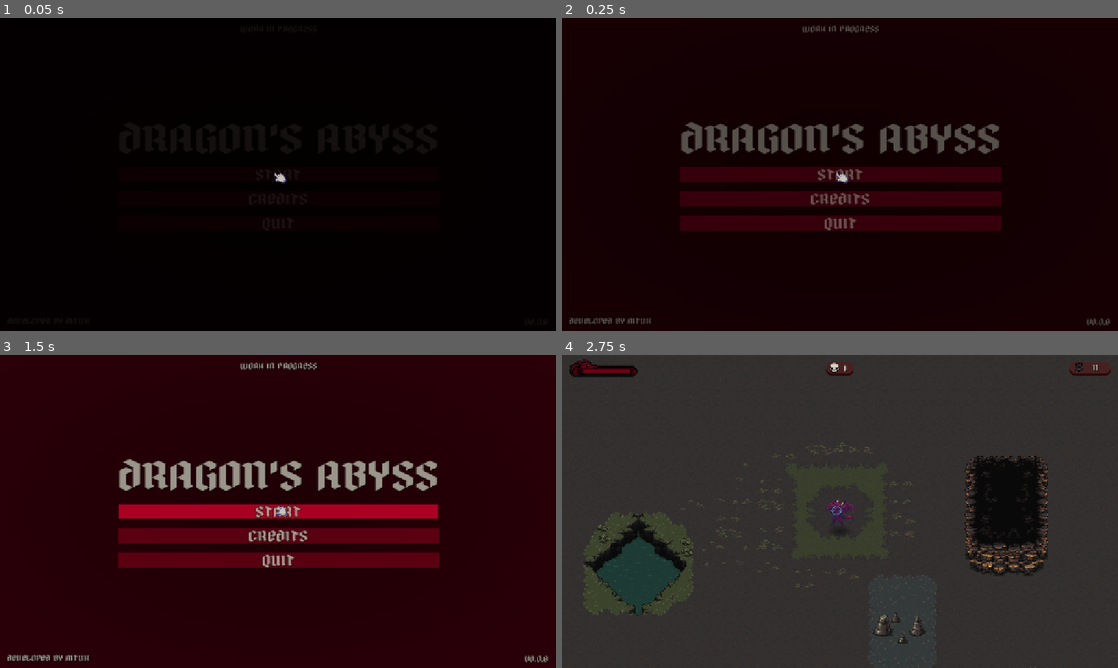
Above: before the commit, frames 1-4 (two rows, left to right).
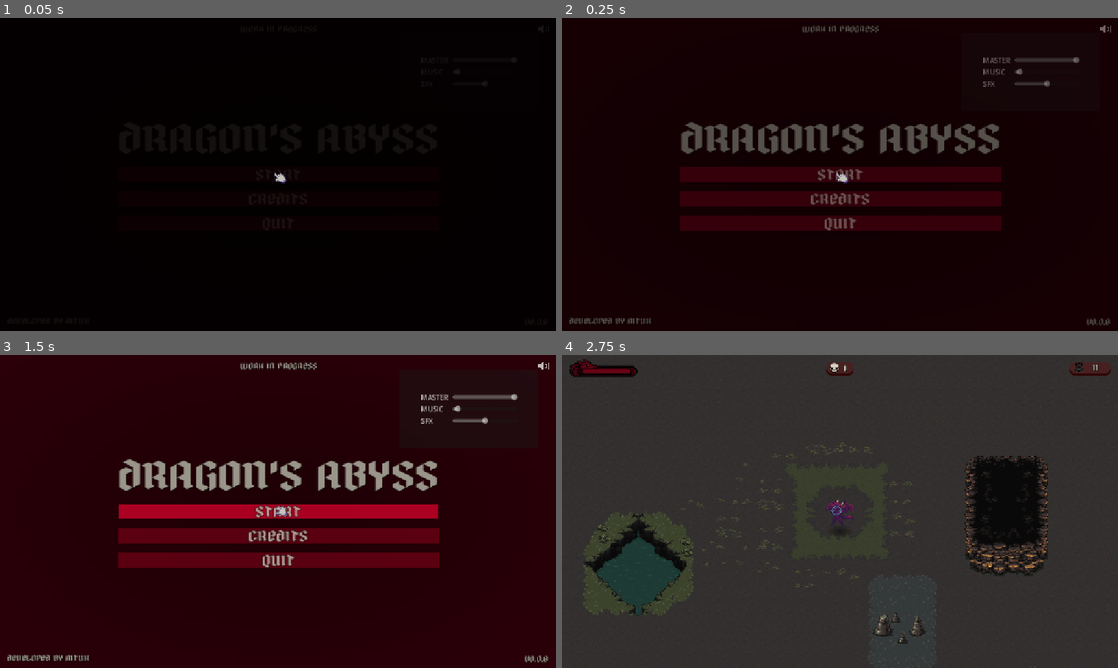
Above: after the commit, the same moments.

Repository: hgomezm92/dragons-abyss
Game: Godot game, scene res://scenes/ui/menu.tscn
Two runs of this game, one before a commit and one after it. Both use one fixed random seed, a clock stepped at 60 frames per second and the inputs below. Sound files missing from this copy of the repository are replaced by a short silence.
Inputs (mouse positions are in pixels of both pictures, inside the frame that each line leads up to):
- Up to frame 1 (0.05 s): no input
- Up to frame 2 (0.25 s): no input
- Up to frame 3 (1.5 s): click (544, 364) at 0.52 s; click "START" at 1.25 s
- Up to frame 4 (2.75 s): click "START" at 2 s

The runs differ from the first frame. In frame 2, 0.4% of the frame differs, in the area x 75-99%, y 2-22%; in frame 3, 0.5%; in frame 4, nothing differs.

Commit message:
Add volume sliders

Diff:
--- a/scenes/ui/menu.tscn
+++ b/scenes/ui/menu.tscn
@@ -12,6 +12,7 @@
 [ext_resource type="StyleBox" uid="uid://cd1ecq0wuooqr" path="res://themes/buttons/pressed.tres" id="6_e11en"]
 [ext_resource type="StyleBox" uid="uid://ceo5y8hndrelp" path="res://themes/buttons/hover.tres" id="7_288ov"]
 [ext_resource type="StyleBox" uid="uid://ds0rybawj1ohp" path="res://themes/buttons/focus.tres" id="8_e11en"]
+[ext_resource type="PackedScene" uid="uid://gcm3sptliwxt" path="res://scenes/ui/volume_control.tscn" id="12_5j7hh"]
 
 [sub_resource type="StyleBoxFlat" id="StyleBoxFlat_288ov"]
 bg_color = Color(0, 0, 0, 1)
@@ -133,6 +134,9 @@
 theme_override_font_sizes/font_size = 16
 text = "WORK IN PROGRESS"
 
+[node name="VolumeControl" parent="Panel" instance=ExtResource("12_5j7hh")]
+layout_mode = 0
+
 [node name="Cursor" parent="." instance=ExtResource("3_c2n5p")]
 
 [connection signal="pressed" from="Panel/VBoxContainer/Start" to="." method="_on_start_pressed"]
--- /dev/null
+++ b/scenes/ui/volume_control.tscn
@@ -0,0 +1,101 @@
+[gd_scene load_steps=3 format=3 uid="uid://gcm3sptliwxt"]
+
+[ext_resource type="Texture2D" uid="uid://caoy2spchdnbo" path="res://assets/sprites/Asset 38.png" id="1_t5d2p"]
+[ext_resource type="Script" uid="uid://cpcdto1ows486" path="res://scripts/ui/volume_control.gd" id="1_tg4y4"]
+
+[node name="VolumeControl" type="Control" node_paths=PackedStringArray("master_slider", "music_slider", "sfx_slider")]
+process_mode = 3
+layout_mode = 3
+anchors_preset = 0
+script = ExtResource("1_tg4y4")
+master_slider = NodePath("Panel/VBoxContainer/HBoxContainer/MasterSlider")
+music_slider = NodePath("Panel/VBoxContainer/HBoxContainer2/MusicSlider")
+sfx_slider = NodePath("Panel/VBoxContainer/HBoxContainer3/SFXSlider")
+
+[node name="TextureButton" type="TextureButton" parent="."]
+layout_mode = 0
+offset_left = 1240.0
+offset_top = 16.000006
+offset_right = 1752.0
+offset_bottom = 378.0
+scale = Vector2(0.05, 0.05)
+texture_normal = ExtResource("1_t5d2p")
+
+[node name="Panel" type="Panel" parent="."]
+layout_mode = 0
+offset_left = 920.0
+offset_top = 34.0
+offset_right = 1240.0
+offset_bottom = 214.0
+
+[node name="VBoxContainer" type="VBoxContainer" parent="Panel"]
+layout_mode = 1
+anchors_preset = 8
+anchor_left = 0.5
+anchor_top = 0.5
+anchor_right = 0.5
+anchor_bottom = 0.5
+offset_left = -37.5
+offset_top = -11.5
+offset_right = 37.5
+offset_bottom = 11.5
+grow_horizontal = 2
+grow_vertical = 2
+
+[node name="HBoxContainer" type="HBoxContainer" parent="Panel/VBoxContainer"]
+layout_mode = 2
+size_flags_vertical = 3
+theme_override_constants/separation = 10
+
+[node name="Label" type="Label" parent="Panel/VBoxContainer/HBoxContainer"]
+layout_mode = 2
+text = "MASTER"
+
+[node name="MasterSlider" type="HSlider" parent="Panel/VBoxContainer/HBoxContainer"]
+custom_minimum_size = Vector2(150, 0)
+layout_mode = 2
+size_flags_horizontal = 10
+size_flags_vertical = 4
+max_value = 1.0
+step = 0.01
+value = 1.0
+
+[node name="HBoxContainer2" type="HBoxContainer" parent="Panel/VBoxContainer"]
+layout_mode = 2
+size_flags_vertical = 3
+theme_override_constants/separation = 10
+
+[node name="Label" type="Label" parent="Panel/VBoxContainer/HBoxContainer2"]
+layout_mode = 2
+text = "MUSIC"
+
+[node name="MusicSlider" type="HSlider" parent="Panel/VBoxContainer/HBoxContainer2"]
+custom_minimum_size = Vector2(150, 0)
+layout_mode = 2
+size_flags_horizontal = 10
+size_flags_vertical = 4
+max_value = 1.0
+step = 0.01
+value = 1.0
+
+[node name="HBoxContainer3" type="HBoxContainer" parent="Panel/VBoxContainer"]
+layout_mode = 2
+size_flags_vertical = 3
+theme_override_constants/separation = 10
+
+[node name="Label" type="Label" parent="Panel/VBoxContainer/HBoxContainer3"]
+layout_mode = 2
+text = "SFX"
+
+[node name="SFXSlider" type="HSlider" parent="Panel/VBoxContainer/HBoxContainer3"]
+custom_minimum_size = Vector2(150, 0)
+layout_mode = 2
+size_flags_horizontal = 10
+size_flags_vertical = 4
+max_value = 1.0
+step = 0.01
+value = 1.0
+
+[connection signal="value_changed" from="Panel/VBoxContainer/HBoxContainer/MasterSlider" to="." method="_on_master_slider_value_changed"]
+[connection signal="value_changed" from="Panel/VBoxContainer/HBoxContainer2/MusicSlider" to="." method="_on_music_slider_value_changed"]
+[connection signal="value_changed" from="Panel/VBoxContainer/HBoxContainer3/SFXSlider" to="." method="_on_sfx_slider_value_changed"]
--- a/scripts/systems/audio_manager.gd
+++ b/scripts/systems/audio_manager.gd
@@ -13,11 +13,24 @@
 	_set_default_volumes()
 
 func _set_default_volumes() -> void:
-	_set_bus_volume("Master", 0.0)
-	_set_bus_volume("Music", -30.0)
-	_set_bus_volume("SFX", -6.0)
+	set_bus_volume("Master", 0.0)
+	set_bus_volume("Music", -30.0)
+	set_bus_volume("SFX", -6.0)
 
-func _set_bus_volume(bus_name: String, volume_db: float) -> void:
+func get_bus_volume(bus_name: String) -> float:
+	var bus_index = AudioServer.get_bus_index(bus_name)
+	var bus_volume: float = 0.0
+	if bus_index != -1:
+		bus_volume = AudioServer.get_bus_volume_db(bus_index)
+	return bus_volume
+
+func get_music_volume():
+	pass
+
+func get_sfx_volume():
+	pass
+
+func set_bus_volume(bus_name: String, volume_db: float) -> void:
 	var bus_index := AudioServer.get_bus_index(bus_name)
 	if bus_index != -1:
 		AudioServer.set_bus_volume_db(bus_index, volume_db)
--- /dev/null
+++ b/scripts/ui/volume_control.gd
@@ -0,0 +1,33 @@
+extends Control
+
+@export var master_slider: HSlider
+@export var music_slider: HSlider
+@export var sfx_slider: HSlider
+
+# Called when the node enters the scene tree for the first time.
+func _ready() -> void:
+	master_slider.value = volume_to_linear(AudioManager.get_bus_volume("Master"))
+	music_slider.value = volume_to_linear(AudioManager.get_bus_volume("Music"))
+	sfx_slider.value = volume_to_linear(AudioManager.get_bus_volume("SFX"))
+
+func _on_master_slider_value_changed(value: float) -> void:
+	var db = volume_to_db(value)
+	AudioManager.set_bus_volume("Master", db)
+
+func _on_music_slider_value_changed(value: float) -> void:
+	var db = volume_to_db(value)
+	AudioManager.set_bus_volume("Music", db)
+
+func _on_sfx_slider_value_changed(value: float) -> void:
+	var db = volume_to_db(value)
+	AudioManager.set_bus_volume("SFX", db)
+
+func volume_to_db(value: float) -> float:
+	if value <= 0.001:
+		return -80.0
+	return linear_to_db(value)
+
+func volume_to_linear(value: float) -> float:
+	if value <= -80.0:
+		return 0.0
+	return db_to_linear(value)
Binary file added: assets/sprites/Asset 38.png
Not shown, added: assets/sprites/Asset 38.png.import
Not shown: 1 places in scenes/ui/menu.tscn that only renumber resources
Not shown, added: scripts/ui/volume_control.gd.uid
